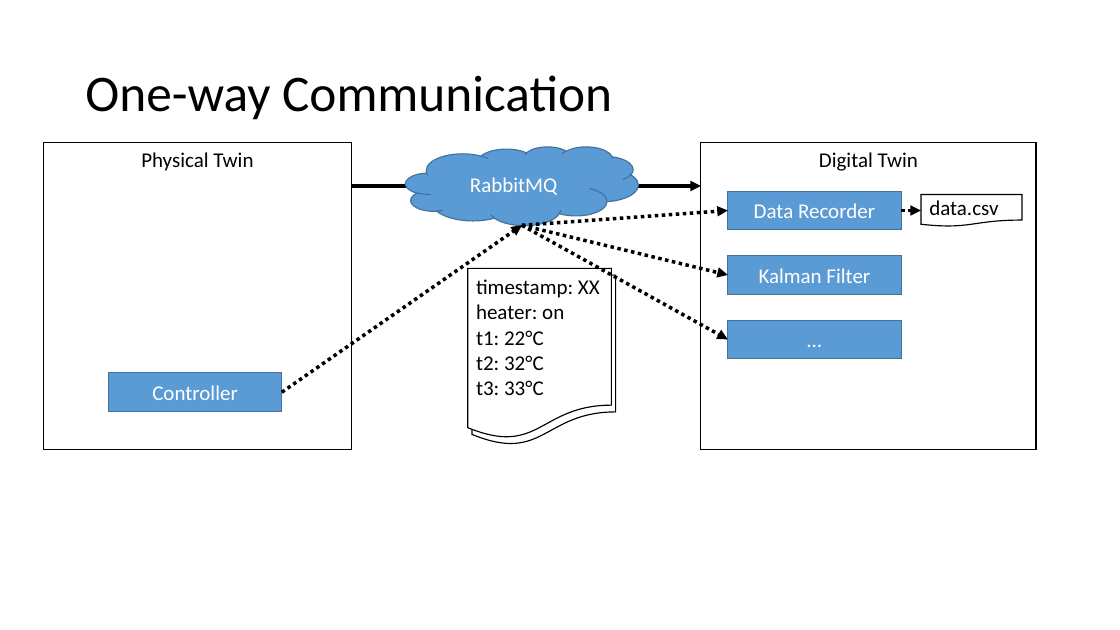
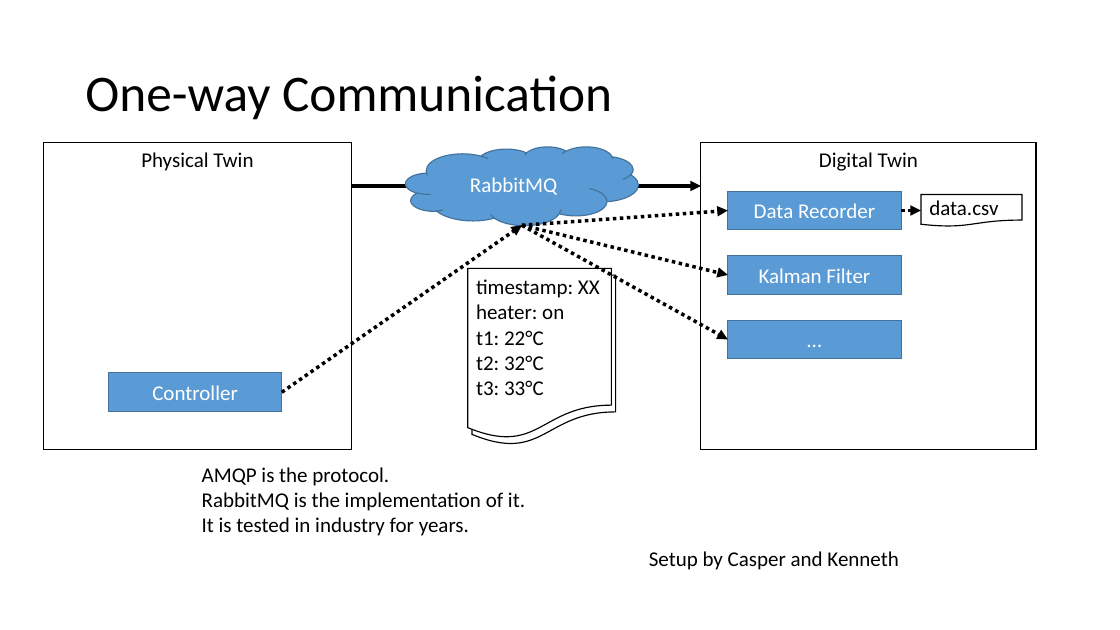
Before and after one commit to INTO-CPS-Association/example_digital-twin_incubator, a slide deck: slide 7 of notes/presentations/DigitLunch_17_December.pptx. Drawn at 1120x630 pixels with LibreOffice and Linux fonts; fonts in the diff are those of the drawing. Boxes give left, top, right and bottom in pixels: in the first picture for what was removed or moved away, otherwise in the second. Text is boxed around its words. In the diff, an @@ line names an element or a change of style, - is before the commit and + after.

```diff
--- a/notes/presentations/DigitLunch_17_December.pptx
+++ b/notes/presentations/DigitLunch_17_December.pptx
@@ text added at [202,467,525,536], 18 pt, text #000000 @@
+AMQP is the protocol.
+RabbitMQ is the implementation of it.
+It is tested in industry for years.
@@ text added at [649,551,898,570], 18 pt, text #000000 @@
+Setup by Casper and Kenneth
```
Also in this commit, not shown: 5 other slides changed, 1 slide added, 2 other files.
